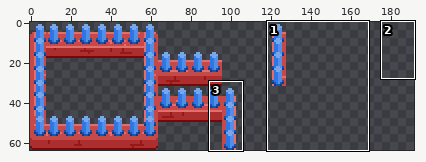
Edited in one commit: sprite sheet (art/tiles/enclosureBarTiles.png). Above: a wide view before the commit, with the close-up outlined.
Close-up. As it was:
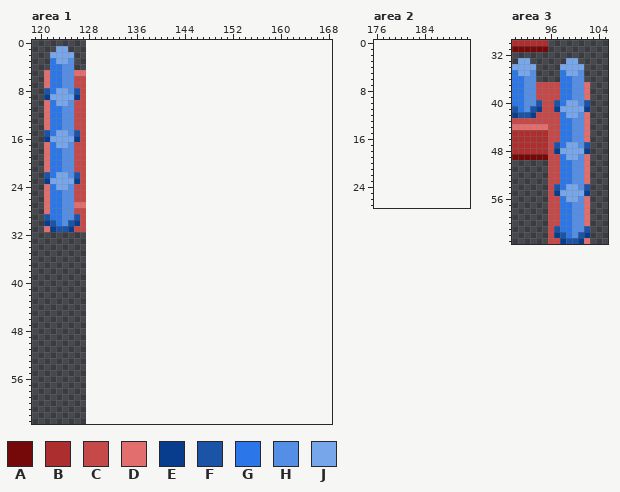
The file is 128x64 pixels. Shown: area 1: x 119..168, y 0..63; area 2: x 176..191, y 0..27; area 3: x 90..105, y 30..63. The old version is drawn lined up with the new one, on the new canvas.
Palette (. is transparent): A #750808  B #ac2e2e  C #c64949  D #e26e6e  E #083d8d  F #1b53a6  G #2b76e8  H #548ee5  J #78a6ea
Pixels before, area 1 (only the part around the change), first column x 119:
 0 ..................................................
 1 ....JJ............................................
 2 ...JJJJ...........................................
 3 ...GJJH...........................................
 4 ...GGHH...........................................
 5 ..DGGHHDD.........................................
 6 ..DGGHHCC.........................................
 7 ..DGGHHCC.........................................
 8 ..FGJJHFC.........................................
 9 ..EJJJJEC.........................................
10 ..DGJJHCC.........................................
11 ..DGGHHCC.........................................
12 ..DGGHHCC.........................................
13 ..DGGHHCC.........................................
14 ..DGGHHCC.........................................
15 ..FGJJHFC.........................................
16 ..EJJJJEC.........................................
17 ..DGJJHCC.........................................
18 ..DGGHHCC.........................................
19 ..DGGHHCC.........................................
20 ..DGGHHCC.........................................
21 ..DGGHHCC.........................................
22 ..FGJJHFC.........................................
23 ..EJJJJEC.........................................
24 ..DGJJHCC.........................................
25 ..DGGHHCC.........................................
26 ..DGGHHCC.........................................
27 ..DGGHHDD.........................................
28 ..DGGHHCC.........................................
29 ..FGGHHFC.........................................
30 ..EFGHFEC.........................................
31 ..DEFFECC.........................................
32 ..................................................
33 ..................................................
34 ..................................................
35 ..................................................
36 ..................................................
37 ..................................................
38 ..................................................
39 ..................................................
40 ..................................................
41 ..................................................
42 ..................................................
43 ..................................................
44 ..................................................
45 ..................................................
46 ..................................................
47 ..................................................
48 ..................................................
49 ..................................................
50 ..................................................
51 ..................................................
52 ..................................................
53 ..................................................
54 ..................................................
55 ..................................................
56 ..................................................
57 ..................................................
58 ..................................................
59 ..................................................
60 ..................................................
61 ..................................................
62 ..................................................
63 ..................................................
Pixels before, area 3, first column x 90:
30 BBBBBB.......
31 AAAAAA.......
32 .............
33 .JJ......JJ..
34 JJJJ....JJJJ.
35 GJJH....GJJH.
36 GGHH....GGHH.
37 GGHHCCCCGGHHD
38 GGHHCCCCGGHHD
39 GGHHCCCCGGHHD
40 GGHHFCCFGJJHF
41 FGHFECCEJJJJE
42 EFFECCCCGJJHD
43 CCCCCCCCGGHHD
44 DDDDDDCCGGHHD
45 BBBBBBCCGGHHD
46 BBBBBBCCGGHHD
47 BBBBBBCFGJJHF
48 BBBBBBCEJJJJE
49 AAAAAACCGJJHD
50 ......CCGGHHD
51 ......CCGGHHD
52 ......CCGGHHD
53 ......CCGGHHD
54 ......CFGJJHF
55 ......CEJJJJE
56 ......CCGJJHD
57 ......CCGGHHD
58 ......CCGGHHD
59 ......CCGGHHD
60 ......CCGGHHD
61 ......CFGGHHF
62 ......CEFGHFE
63 ......CCEFFED
New version:
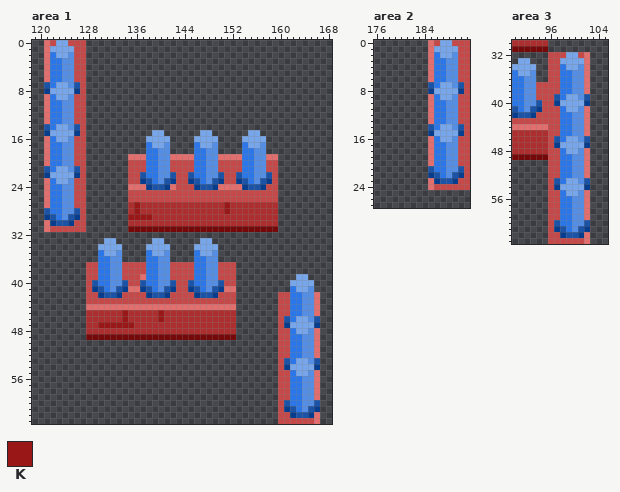
Colours new in this view: K #9a1717
Changes in this commit:
canvas 128x64 -> 192x64
Changed rows in their new state; - is an unchanged pixel.
Area 1:
first column x 121:
 0 DCJJCCC
 1 DJ--JCC
 2 DG--HCC
 3 D-GH-CC
 4 D----CC
 5 -----CC
 7 F-JJ-F-
 8 EJ--JE-
 9 DG--HC-
10 --GH---
first column x 121:
14 F-JJ-F----------------------------------------
15 EJ--JE------------JJ------JJ------JJ----------
16 DG--HC-----------JJJJ----JJJJ----JJJJ---------
17 --GH-------------GJJH----GJJH----GJJH---------
18 -----------------GGHH----GGHH----GGHH---------
19 --------------DDDGGHHDDDDGGHHDDDDGGHHDD-------
20 --------------CCCGGHHCCCCGGHHCCCCGGHHCC-------
21 F-JJ-F--------CCCGGHHCCCCGGHHCCCCGGHHCC-------
22 EJ--JE--------CCFGGHHFCCFGGHHFCCFGGHHFC-------
23 DG--HC--------CCEFGHFECCEFGHFECCEFGHFEC-------
24 --GH----------DDDEFFEDCCCEFFEDDDDEFFECC-------
25 --------------CCCCCCCCCCCCCCCCCCCCCCCCC-------
26 --------------CCCCCCCCCCCCCCCCCCCCCCCCC-------
27 -----CC-------BKBBBBBBBBBBBBBBKBBBBBBBB-------
28 F----F--------BKBBBBBBBBBBBBBBKBBBBBBBB-------
29 EF--FE--------KKKKBBBBBBBBBBBBBBBBBBBBB-------
30 DEFFEC--------BBBBBBBBBBBBBBBBBBBBBBBBB-------
31 -CCCC---------AAAAAAAAAAAAAAAAAAAAAAAAA-------
33 ----------JJ------JJ------JJ------------------
34 ---------JJJJ----JJJJ----JJJJ-----------------
35 ---------GJJH----GJJH----GJJH-----------------
36 ---------GGHH----GGHH----GGHH-----------------
37 -------CCGGHHCCCCGGHHCCCCGGHHCCC--------------
38 -------CCGGHHCCCCGGHHCCCCGGHHCCC--------------
39 -------CCGGHHCCCDGGHHCCCCGGHHCCC----------JJ--
40 -------CFGGHHFCCFGGHHFCCFGGHHFCC---------JJJJ-
41 -------CEFGHFEDDEFGHFECCEFGHFEDD---------GJJH-
42 -------CCEFFECCCCEFFECCCCEFFECCC-------CCGGHHD
43 -------CCCCCCCCCCCCCCCCCCCCCCCCC-------CCGGHHD
44 -------DDDDDDDDDDDDDDDDDDDDDDDDD-------CCGGHHD
45 -------BBBBBBKBBBBBKBBBBBBBBBBBB-------CCGGHHD
46 -------BBBBBBKBBBBBKBBBBBBBBBBBB-------CFGJJHF
47 -------BBKKKKKKBBBBBBBBBBBBBBBBB-------CEJJJJE
48 -------BBBBBBBBBBBBBBBBBBBBBBBBB-------CCGJJHD
49 -------AAAAAAAAAAAAAAAAAAAAAAAAA-------CCGGHHD
50 ---------------------------------------CCGGHHD
51 ---------------------------------------CCGGHHD
52 ---------------------------------------CCGGHHD
53 ---------------------------------------CFGJJHF
54 ---------------------------------------CEJJJJE
55 ---------------------------------------CCGJJHD
56 ---------------------------------------CCGGHHD
57 ---------------------------------------CCGGHHD
58 ---------------------------------------CCGGHHD
59 ---------------------------------------CCGGHHD
60 ---------------------------------------CFGGHHF
61 ---------------------------------------CEFGHFE
62 ---------------------------------------CCEFFED
63 ---------------------------------------CCCCCCD
Area 2:
first column x 185:
 0 DCJJCCC
 1 DJJJJCC
 2 DGJJHCC
 3 DGGHHCC
 4 DGGHHCC
 5 DGGHHCC
 6 DGGHHCC
 7 FGJJHFC
 8 EJJJJEC
 9 DGJJHCC
10 DGGHHCC
11 DGGHHCC
12 DGGHHCC
13 DGGHHCC
14 FGJJHFC
15 EJJJJEC
16 DGJJHCC
17 DGGHHCC
18 DGGHHCC
19 DGGHHCC
20 DGGHHCC
21 FGGHHFC
22 EFGHFEC
23 DEFFECC
24 DCCCCCC
Area 3:
first column x 96:
32 CCCJJCD
33 CCJ--JD
34 CCG--HD
35 CC-GH-D
36 CC----D
39 -F-JJ-F
40 -EJ--JE
41 -CG--HD
42 ---GH--
first column x 97:
46 F-JJ-F
47 EJ--JE
48 CG--HD
49 --GH--
first column x 97:
53 F-JJ-F
54 EJ--JE
55 CG--HD
56 --GH--
first column x 97:
60 F----F
61 EF--FE
62 CEFFED
63 -CCCC-
